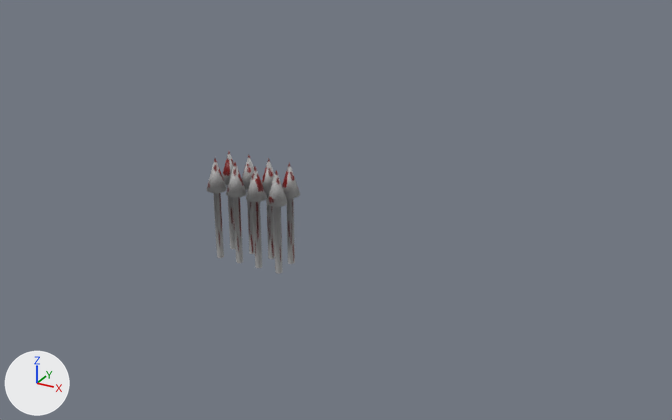
Renders of the Blender file modelspablo/obstacles.blend from each side of a commit.
One viewpoint serves both versions: a 50 mm camera at (80.0, -107.4, 66.1) aimed at (19.1, 3.2, 10.8). The axes (+X, +Y, +Z) are drawn at lower left. The lights are the same throughout.
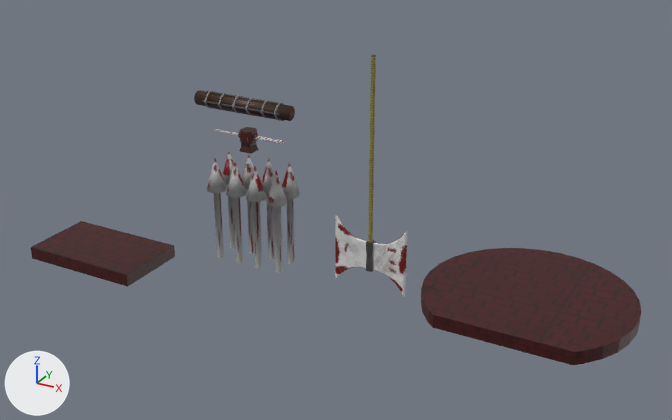
The newer file is also turned or shifted as a whole; pictures and numbers use the older file's frame.

What differs and where, as boxes (x1, y1, x2, y2) in the pictures (672 x 420 px):
'Cylinder.001', added (brown)
    after: (421, 248, 641, 365)
'Cube.003', added (brown)
    after: (31, 221, 175, 287)
'Cube', added
    after: (335, 55, 407, 297)
'Cylinder', added
    after: (194, 90, 295, 121)
'Cube.002', added (brown)
    after: (212, 127, 285, 144)
'Cube.001', added
    after: (240, 142, 259, 154)

Edits to the bpy script that builds the scene:
```text
Add img_swing_png:
    img_swing_png = load_image('swing.png', '../Assets/Materials/Textures/swing.png', 647, 646, 'sRGB')
Add img_spinner_png:
    img_spinner_png = load_image('spinner.png', '../Assets/Materials/Textures/spinner.png', 516, 517, 'sRGB')
Add img_pusher_png:
    img_pusher_png = load_image('pusher.png', '../Assets/Materials/Textures/pusher.png', 813, 815, 'sRGB')
Add img_floor_png:
    img_floor_png = load_image('floor.png', '../Assets/Materials/Textures/floor.png', 646, 644, 'sRGB')
Add img_circulo_png:
    img_circulo_png = load_image('circulo.png', '../Assets/Materials/Textures/circulo.png', 646, 644, 'sRGB')
Add mat_swing_png:
    mat_swing_png = principled_material('swing.png')
    mat_swing_png.texture = img_swing_png
Add mat_spinner_png:
    mat_spinner_png = principled_material('spinner.png')
    mat_spinner_png.texture = img_spinner_png
Add mat_pusher_png:
    mat_pusher_png = principled_material('pusher.png')
    mat_pusher_png.texture = img_pusher_png
Add mat_floor_png:
    mat_floor_png = principled_material('floor.png')
    mat_floor_png.texture = img_floor_png
Add mat_circulo_png:
    mat_circulo_png = principled_material('circulo.png')
    mat_circulo_png.texture = img_circulo_png
Add me_cube:
    me_cube.from_pydata(...)  # 172 vertices, 146 faces; spans x -5.7..5.7, y 1.7..2.7, z -5.8..28.8
    me_cube.materials.append(mat_swing_png)  # picture img_swing_png
Add me_cube_001:
    me_cube_001.from_pydata(...)  # 12 vertices, 10 faces; spans x -1.07..1.0, y -1.0..1.0, z -1.0..0.55
    me_cube_001.materials.append(mat_spinner_png)  # picture img_spinner_png
Add me_cube_003:
    me_cube_003.from_pydata(...)  # 268 vertices, 226 faces; spans x -5.72..5.73, y -1.17..1.14, z -1.0..1.01
    me_cube_003.materials.append(mat_spinner_png)  # picture img_spinner_png
Add me_cylinder:
    me_cylinder.from_pydata(...)  # 480 vertices, 334 faces; spans x -1.21..1.21, y -1.27..1.29, z -7.45..7.45
    me_cylinder.polygons.foreach_set('use_smooth', [True] * 334)
    me_cylinder.materials.append(mat_pusher_png)  # picture img_pusher_png
Add me_cube_002:
    me_cube_002.from_pydata(...)  # a box spanning x -1.0..1.0, y -1.0..1.0, z -1.0..1.0
    me_cube_002.materials.append(mat_floor_png)  # picture img_floor_png
Add me_cylinder_001:
    me_cylinder_001.from_pydata(...)  # 64 vertices, 34 faces; spans x -1.0..1.0, y -0.77..1.0, z -1.0..1.0
    me_cylinder_001.materials.append(mat_circulo_png)  # picture img_circulo_png
Add ob_cube:
    ob_cube = bpy.data.objects.new('Cube', me_cube)
    ob_cube.location = (26.3, -1.8, 6.8)
Add ob_cube_001:
    ob_cube_001 = bpy.data.objects.new('Cube.001', me_cube_001)
    ob_cube_001.location = (6.4, -0.2, 20.0)
Add ob_cube_002:
    ob_cube_002 = bpy.data.objects.new('Cube.002', me_cube_003)
    ob_cube_002.location = (6.4, -0.2, 21.3)
    ob_cube_002.scale = (1.07, 1.07, 0.883)
Add ob_cylinder:
    ob_cylinder = bpy.data.objects.new('Cylinder', me_cylinder)
    ob_cylinder.location = (10.9, -7.6, 28.6)
    ob_cylinder.rotation_euler = (0.0, 1.571, 0.0)  # degrees (0, 90, 0)
Add ob_cube_003:
    ob_cube_003 = bpy.data.objects.new('Cube.003', me_cube_002)
    ob_cube_003.location = (-17.4, -7.8, 0.0)
    ob_cube_003.scale = (9.83, 5.77, 1.0)
Add ob_cylinder_001:
    ob_cylinder_001 = bpy.data.objects.new('Cylinder.001', me_cylinder_001)
    ob_cylinder_001.location = (47.4, 9.5, 0.0)
    ob_cylinder_001.scale = (15.5, 15.5, 1.01)
```
